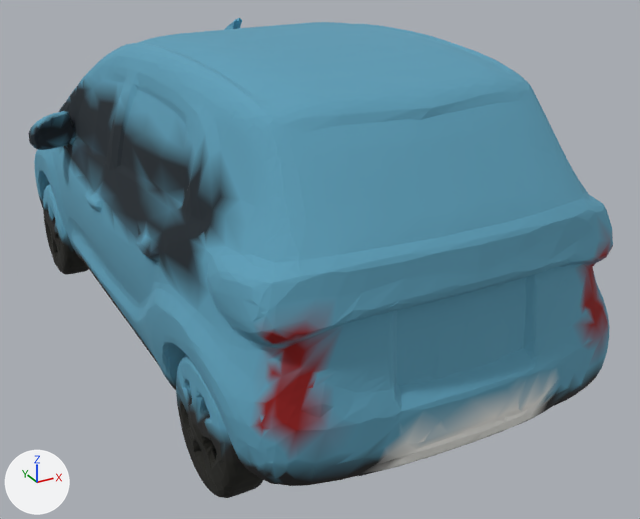
The glTF model public/assets/models/vehicles/tiba_lod1.glb as it was, and as the next commit left it.
The view is the same before and after, from a 50 mm lens placed at (-76.7, -172.7, 97.5), pointed at (10.3, -14.5, 18.4). The axes (+X, +Y, +Z) are drawn at lower left. The lights are the same throughout. The picture after the commit comes second. Where no turn or scale is listed for an object, it has been applied to the vertices. Vertices at exactly the same position are counted once.

Names of what the first picture shows: 'geometry_0'.
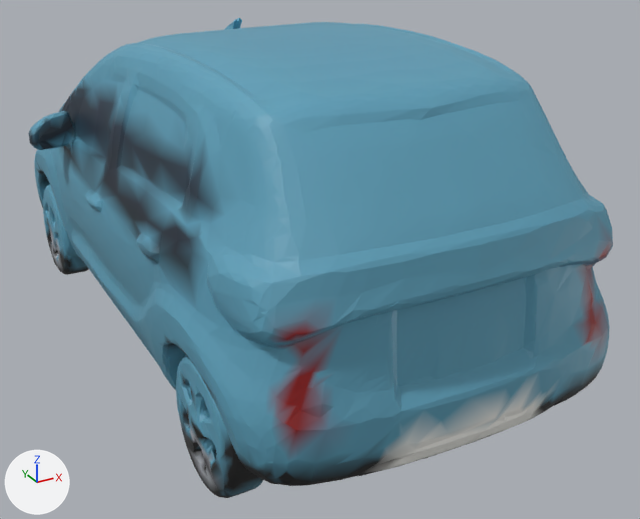
Edits to the bpy script that builds the scene:
```text
Add mat_geometry_0:
    mat_geometry_0 = bpy.data.materials.new('geometry_0')
    mat_geometry_0.use_nodes = True; mat_geometry_0.node_tree.nodes.clear()
    _N = mat_geometry_0.node_tree.nodes; _L = mat_geometry_0.node_tree.links
    n0 = _N.new('ShaderNodeBsdfPrincipled'); n0.name = 'Principled BSDF'
    n1 = _N.new('ShaderNodeOutputMaterial'); n1.name = 'Material Output'
    n2 = _N.new('ShaderNodeVertexColor'); n2.name = 'Color Attribute'
    _L.new(n0.outputs[0], n1.inputs[0])  # 'BSDF' to 'Surface'
    _L.new(n2.outputs[0], n0.inputs[0])  # 'Color' to 'Base Color'
Change me_geometry_0:
    where me_geometry_0.from_pydata(...)  # 8495 vertices, 17098 faces; spans x -42.0..45.0, y -81.0..77.0, z 0.0..69.0
    used by ob_geometry_0; location = (0.0, 0.0, 0.0)
    me_geometry_0 part 1: 37 vertices moved from x -36.0..-24.0, y -70.0..58.0, z 3.0..38.0 to x -36.0..-24.0, y -69.0..58.0, z 3.0..38.0; 198 vertices removed from x -41.0..-24.0, y -71.0..67.0, z 0.0..51.0; 185 vertices added at x -37.0..-24.0, y -71.0..67.0, z 0.0..51.0
    me_geometry_0 part 2: 31 vertices moved within x 28.0..38.0, y -66.0..69.0, z 2.0..46.0; 190 vertices removed from x 22.0..44.0, y -76.0..75.0, z 7.0..57.0; 203 vertices added at x 21.0..43.0, y -76.0..75.0, z 9.0..56.0
    me_geometry_0 part 3: 10367 kept faces spanning x -42.0..45.0, y -81.0..77.0, z 0.0..69.0 get new vertex colours
    me_geometry_0 part 4: 14741 faces spanning x -42.0..45.0, y -81.0..77.0, z 0.0..69.0 switch from mat_funnycar_vcol to mat_geometry_0
```

Location of each change, [x1, y1, x2, y2] in pixels of the pictures (640 x 519 px; the box of a moved part takes in the faces that stretch with it):
part 1 of me_geometry_0, moved or reshaped
    before: [30, 103, 263, 495]
    after: [35, 103, 263, 495]
part 2 of me_geometry_0, moved or reshaped (mostly hidden)
    before: [601, 294, 609, 356]
    after: [602, 297, 609, 356]
part 3 of me_geometry_0, recoloured
    both: [29, 80, 613, 497]
part 4 of me_geometry_0, recoloured
    both: [29, 80, 613, 498]
